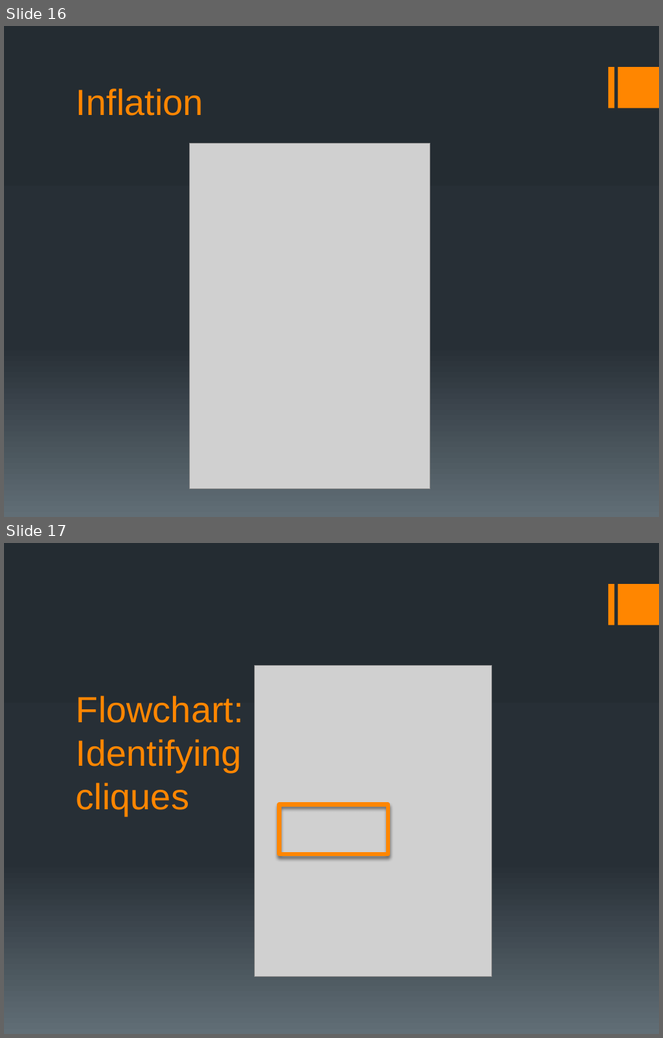
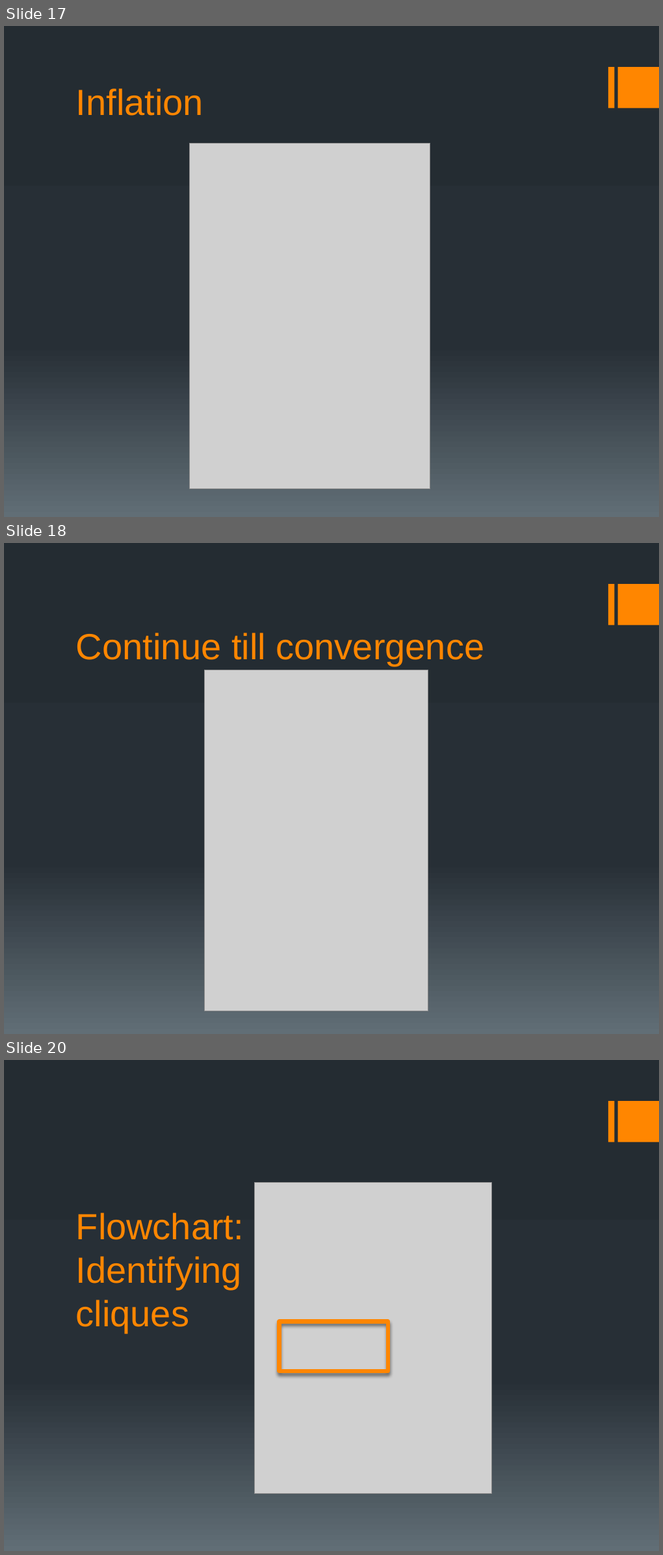
Before and after one commit to ship561/final-project, a slide deck: bioinformatics presentation.pptx. Shown one above the other, each under a label of ours: slides 16 and 17 before the commit, slides 17, 18 and 20 after it; the slides between them are not shown. The pictures are 663x1038 and 663x1555 pixels, drawn with LibreOffice and Linux fonts; fonts in the diff are those of the drawing; grey boxes stand for pictures. Boxes give left, top, right and bottom in pixels: in the first picture for what was removed or moved away, otherwise in the second. Text is boxed around its words. In the diff, an @@ line names an element or a change of style, - is before the commit and + after.

```diff
--- a/bioinformatics presentation.pptx
+++ b/bioinformatics presentation.pptx
@@ slide 18 added at <box>4,543,659,1034</box>, background gradient #242C33 to #273037 to #636D76; not listed: 2 template elements that a slide beside it also shows @@
@@ title added at <box>76,633,485,666</box>, 40 pt, text #FF8600 @@
+Continue till convergence
@@ picture added at <box>204,670,428,1012</box> @@
@@ what was slide 16 is now slide 17 @@
@@ what was slide 17 is now slide 20 @@
```
Also in this commit, not shown: 6 slides changed, 5 other slides added, 2 slides removed.
